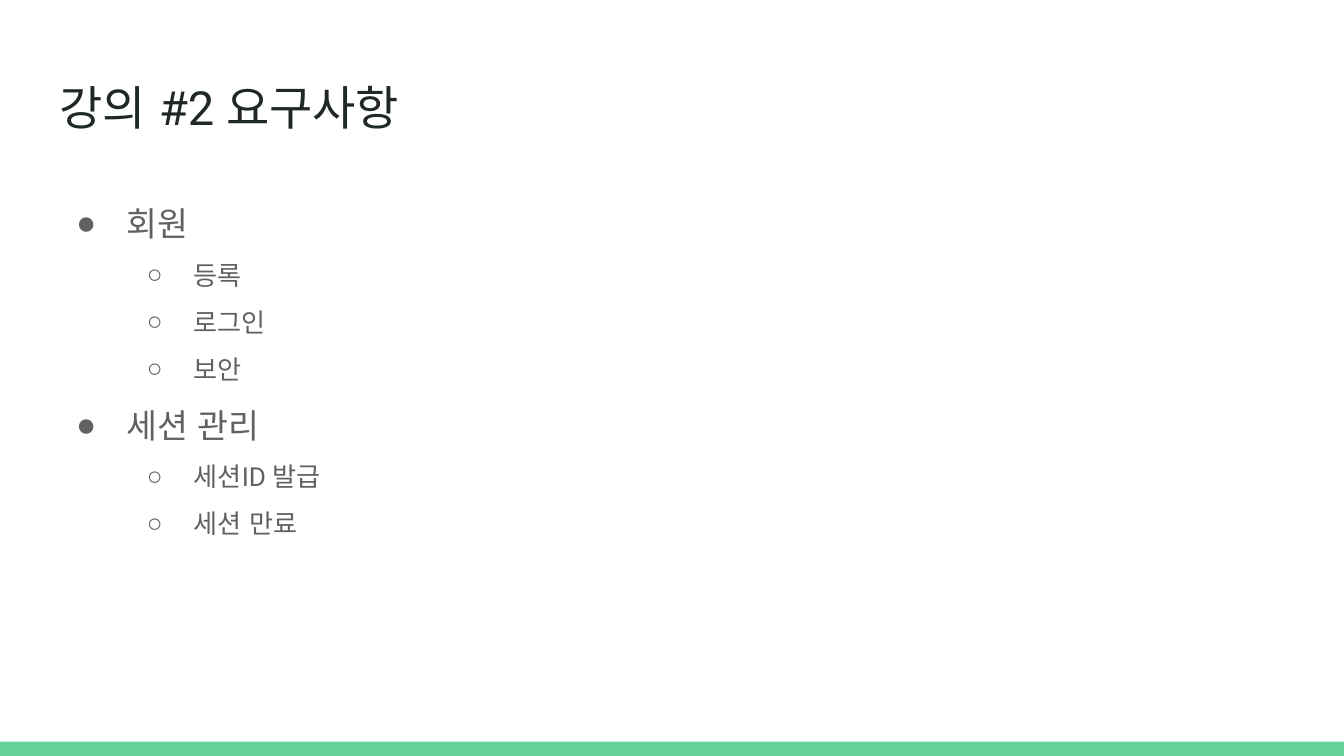
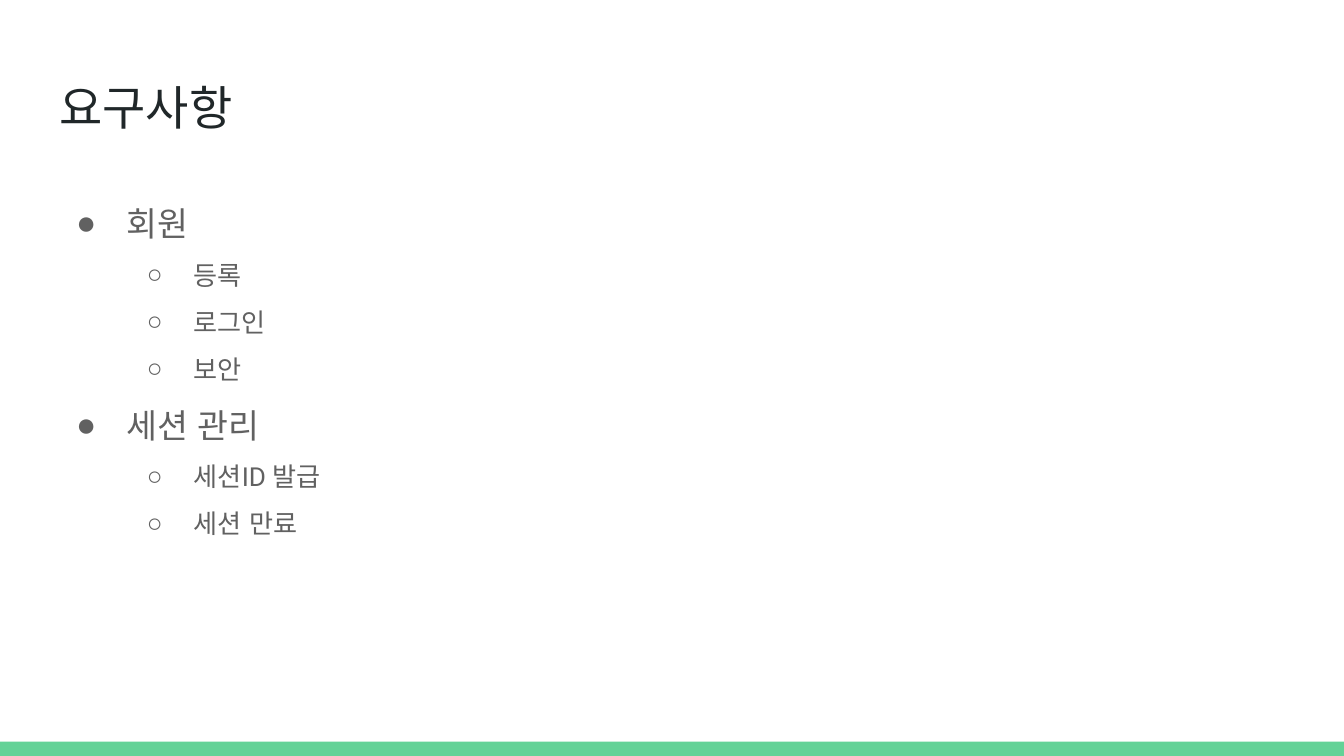
Before and after one commit to SJCEstudy/SJCEstudy_2025_Lecture, a slide deck: slide 4 of Server Lecture Material/개발자 스터디 #2.pptx (slide 3 before the commit). Drawn at 1344x756 pixels with LibreOffice and Linux fonts; fonts in the diff are those of the drawing. Boxes give left, top, right and bottom in pixels: in the first picture for what was removed or moved away, otherwise in the second. Text is boxed around its words. In the diff, an @@ line names an element or a change of style, - is before the commit and + after.

```diff
--- a/Server Lecture Material/개발자 스터디 #2.pptx
+++ b/Server Lecture Material/개발자 스터디 #2.pptx
@@ title at [59, 85, 232, 129]: text changed @@
-강의 #2 요구사항
+요구사항
```
Also in this commit, not shown: 2 other slides changed, 19 slides added, 1 other file.
